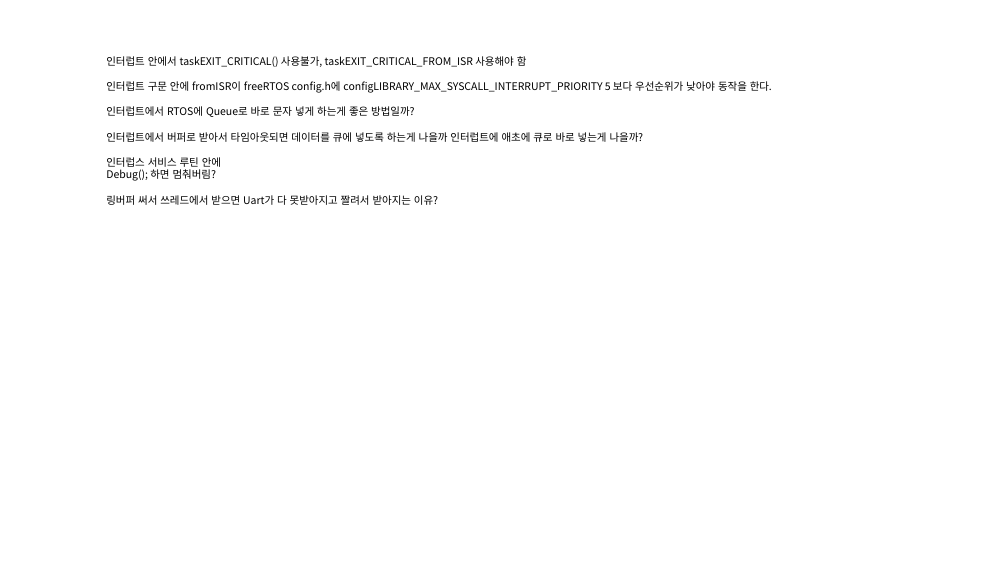
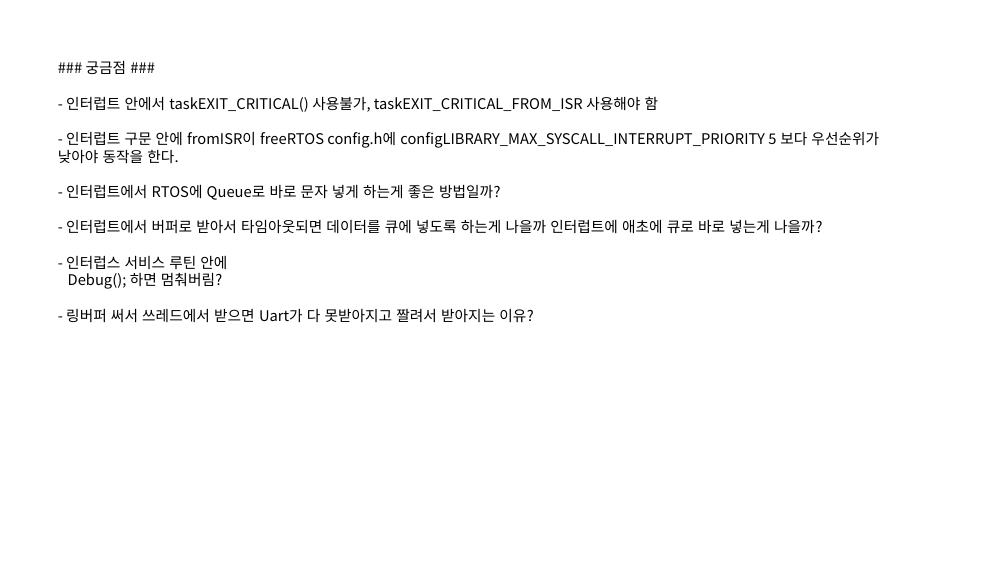
Before and after one commit to 0xCodExpert/MotorJig, a slide deck: slide 1 of Doc/의문점 및 이슈.pptx. Drawn at 1008x567 pixels with LibreOffice and Linux fonts; fonts in the diff are those of the drawing. Boxes give left, top, right and bottom in pixels: in the first picture for what was removed or moved away, otherwise in the second. Text is boxed around its words. In the diff, an @@ line names an element or a change of style, - is before the commit and + after.

```diff
--- a/Doc/의문점 및 이슈.pptx
+++ b/Doc/의문점 및 이슈.pptx
@@ text "### 궁금점 ###": place and size @@
-text "### 궁금점 ###" at (106,56,772,205)
+text "### 궁금점 ###" at (58,61,879,322)
@@ text at (58,61,879,269): text changed; size 10 to 14 pt @@
-인터럽트 안에서 taskEXIT_CRITICAL() 사용불가, taskEXIT_CRITICAL_FROM_ISR 사용해야 함
-인터럽트 구문 안에 fromISR이 freeRTOS config.h에 configLIBRARY_MAX_SYSCALL_INTERRUPT_PRIORITY 5 보다 우선순위가 낮아야 동작을 한다.
-인터럽트에서 RTOS에 Queue로 바로 문자 넣게 하는게 좋은 방법일까?
-인터럽트에서 버퍼로 받아서 타임아웃되면 데이터를 큐에 넣도록 하는게 나을까 인터럽트에 애초에 큐로 바로 넣는게 나을까?
-인터럽스 서비스 루틴 안에
+### 궁금점 ###
+- 인터럽트 안에서 taskEXIT_CRITICAL() 사용불가, taskEXIT_CRITICAL_FROM_ISR 사용해야 함
+- 인터럽트 구문 안에 fromISR이 freeRTOS config.h에 configLIBRARY_MAX_SYSCALL_INTERRUPT_PRIORITY 5 보다 우선순위가 낮아야 동작을 한다.
+- 인터럽트에서 RTOS에 Queue로 바로 문자 넣게 하는게 좋은 방법일까?
+- 인터럽트에서 버퍼로 받아서 타임아웃되면 데이터를 큐에 넣도록 하는게 나을까 인터럽트에 애초에 큐로 바로 넣는게 나을까?
+- 인터럽스 서비스 루틴 안에
@@ text at (68,273,222,289): size 10 to 14 pt in "Debug(); 하면 멈춰버림?" @@
@@ text at (66,309,533,322): text changed; size 10 to 14 pt @@
-링버퍼 써서 쓰레드에서 받으면 Uart가 다 못받아지고 짤려서 받아지는 이유?
+- 링버퍼 써서 쓰레드에서 받으면 Uart가 다 못받아지고 짤려서 받아지는 이유?
```
Also in this commit, not shown: 4 slides added, 11 other files.
